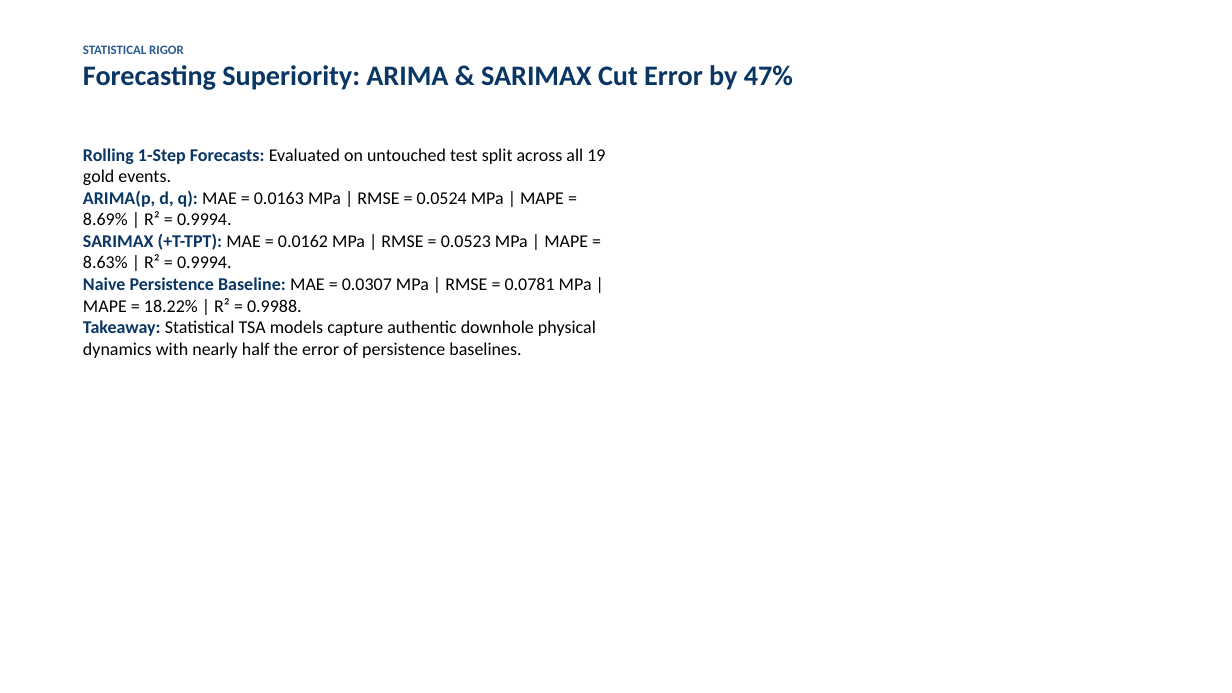
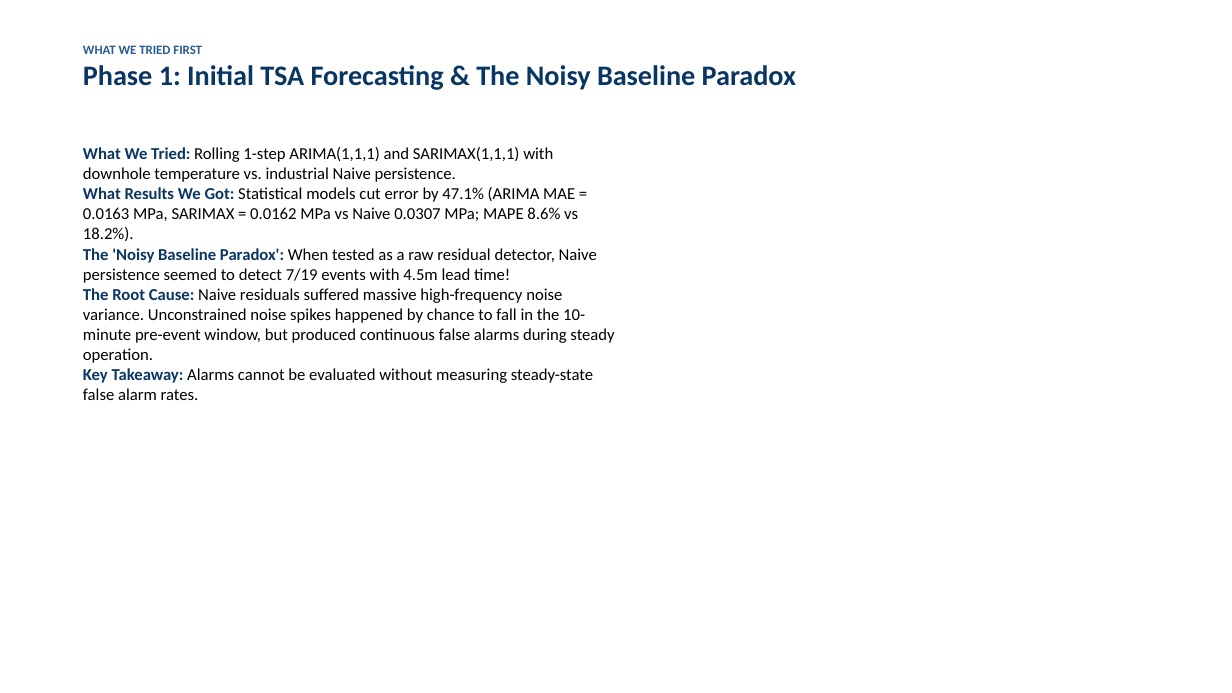
Before and after one commit to Ravva-78/tsa-oilguard, a slide deck: slide 3 of report/OILGUARD_Presentation.pptx (slide 5 before the commit). Drawn at 1232x693 pixels with LibreOffice and Linux fonts; fonts in the diff are those of the drawing. Boxes give left, top, right and bottom in pixels: in the first picture for what was removed or moved away, otherwise in the second. Text is boxed around its words. In the diff, an @@ line names an element or a change of style, - is before the commit and + after.

Commit message:
Restructure Technical Report and Slides into chronological 5-stage research journey: what was tried, results obtained, paradoxes discovered, and reconciled multi-protocol findings

```diff
--- a/report/OILGUARD_Presentation.pptx
+++ b/report/OILGUARD_Presentation.pptx
@@ text at box(83, 45, 796, 90): text changed @@
-STATISTICAL RIGOR
-Forecasting Superiority: ARIMA & SARIMAX Cut Error by 47%
+WHAT WE TRIED FIRST
+Phase 1: Initial TSA Forecasting & The Noisy Baseline Paradox
@@ text at box(83, 147, 614, 400): text changed; size 14 to 13 pt @@
-Rolling 1-Step Forecasts: Evaluated on untouched test split across all 19 gold events.
-ARIMA(p, d, q): MAE = 0.0163 MPa | RMSE = 0.0524 MPa | MAPE = 8.69% | R² = 0.9994.
-SARIMAX (+T-TPT): MAE = 0.0162 MPa | RMSE = 0.0523 MPa | MAPE = 8.63% | R² = 0.9994.
-Naive Persistence Baseline: MAE = 0.0307 MPa | RMSE = 0.0781 MPa | MAPE = 18.22% | R² = 0.9988.
-Takeaway: Statistical TSA models capture authentic downhole physical dynamics with nearly half the error of persistence baselines.
+What We Tried: Rolling 1-step ARIMA(1,1,1) and SARIMAX(1,1,1) with downhole temperature vs. industrial Naive persistence.
+What Results We Got: Statistical models cut error by 47.1% (ARIMA MAE = 0.0163 MPa, SARIMAX = 0.0162 MPa vs Naive 0.0307 MPa; MAPE 8.6% vs 18.2%).
+The 'Noisy Baseline Paradox': When tested as a raw residual detector, Naive persistence seemed to detect 7/19 events with 4.5m lead time!
+The Root Cause: Naive residuals suffered massive high-frequency noise variance. Unconstrained noise spikes happened by chance to fall in the 10-minute pre-event window, but produced continuous false alarms during steady operation.
+Key Takeaway: Alarms cannot be evaluated without measuring steady-state false alarm rates.
```
Also in this commit, not shown: 4 other slides changed, 3 slides added, 3 slides removed, 3 other files.
